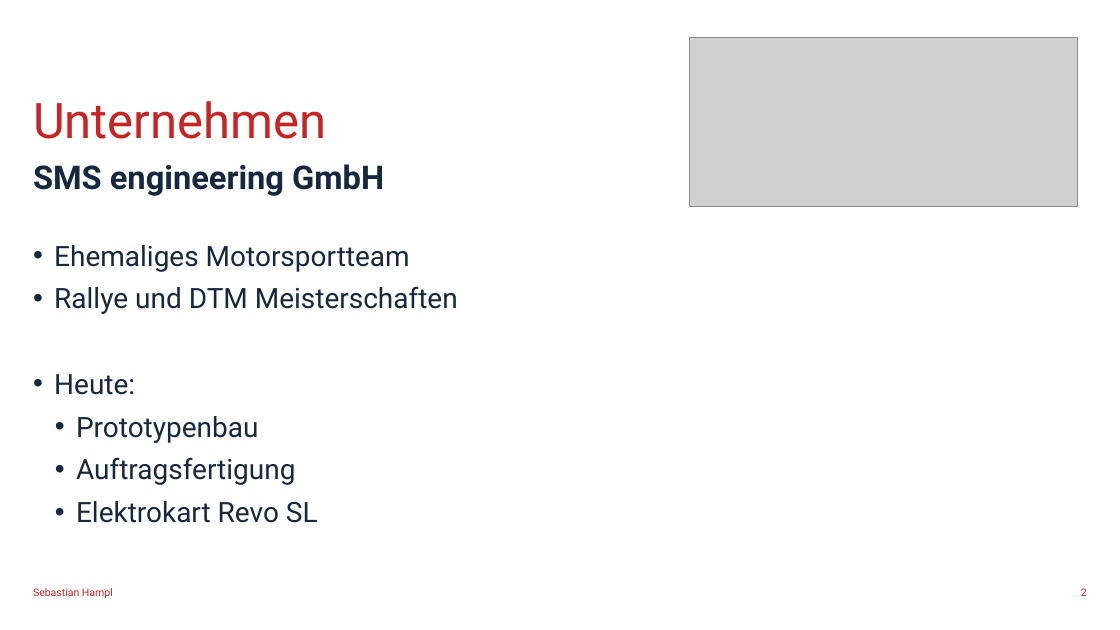
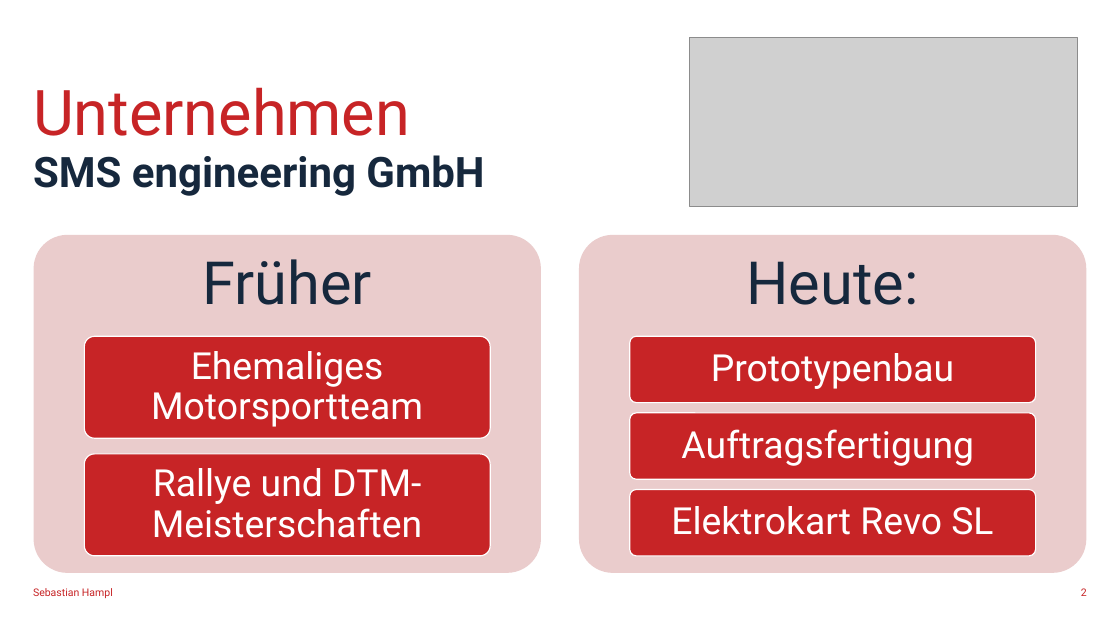
Before and after one commit to SebastianHampl18/Bachelorarbeit, a slide deck: slide 2 of Abschlussvortrag/Abschluss Sebastian Hampl.pptx. Drawn at 1120x630 pixels with LibreOffice and Linux fonts; fonts in the diff are those of the drawing; grey boxes stand for pictures; background and template pictures are left out. Boxes give left, top, right and bottom in pixels: in the first picture for what was removed or moved away, otherwise in the second. Text is boxed around its words. In the diff, an @@ line names an element or a change of style, - is before the commit and + after.

```diff
--- a/Abschlussvortrag/Abschluss Sebastian Hampl.pptx
+++ b/Abschlussvortrag/Abschluss Sebastian Hampl.pptx
@@ title "Unternehmen" at bbox=[33, 87, 410, 136]: size 42 to 54 pt @@
@@ text "SMS engineering GmbH" at bbox=[33, 155, 484, 196]: size 28 to 36 pt @@
@@ text removed at bbox=[54, 245, 458, 523] @@
-• Ehemaliges Motorsportteam
-• Rallye und DTM Meisterschaften
-• Heute:
-  • Prototypenbau
-  • Auftragsfertigung
-  • Elektrokart Revo SL
@@ group added at bbox=[34, 235, 1086, 573]: 7 rounded rectangles, 7 texts @@
+Früher
+Ehemaliges Motorsportteam
+Rallye und DTM-Meisterschaften
+Heute:
+Prototypenbau
+Auftragsfertigung
+Elektrokart Revo SL
```
Also in this commit, not shown: 12 other slides changed, 22 slides added, 4 slides removed, 15 other files.
